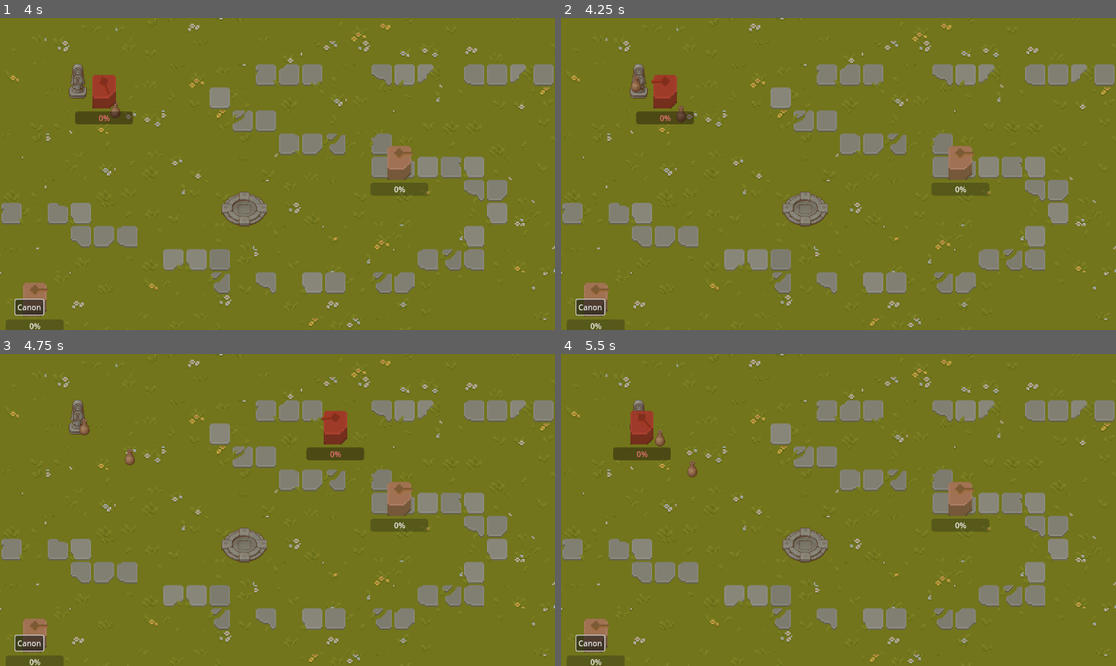
Above: before the commit, frames 1-4 (two rows, left to right).
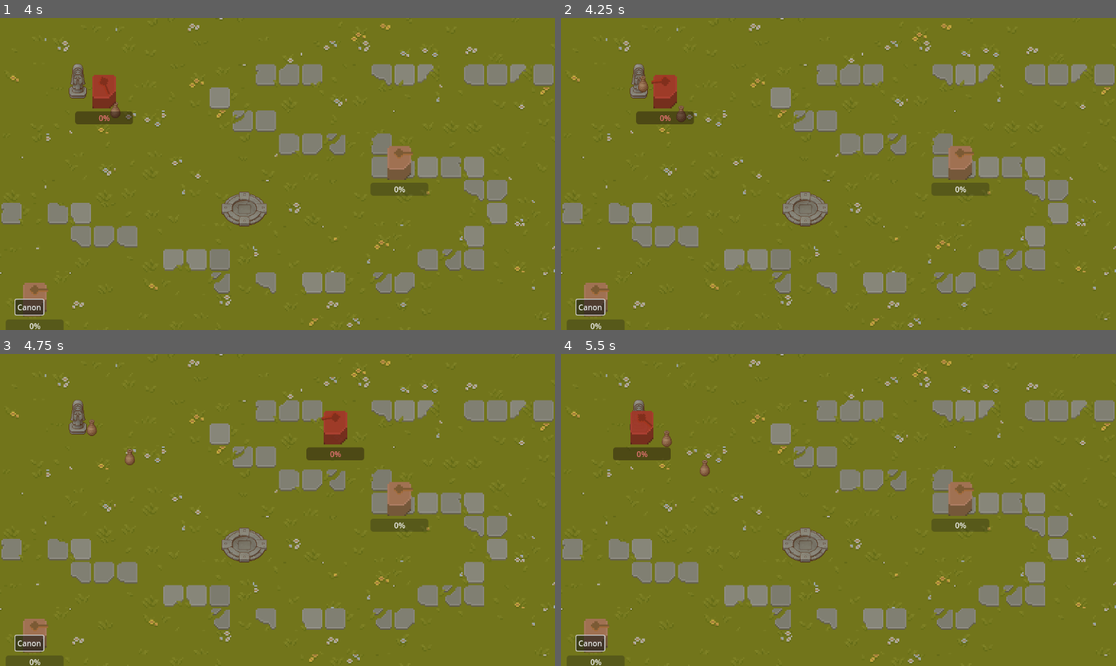
Above: after the commit, the same moments.

Repository: Kinsteen/tower-defense
Game: Godot game, scene res://Main.tscn
The game is run twice, just before and just after one commit, with the same random seed, the same clock (stepped at 60 frames per second) and the same inputs.
Inputs (mouse positions are in pixels of both pictures, inside the frame that each line leads up to):
- Up to frame 1 (4 s): click "Canon" at 0.5 s; click "Canon" at 1.25 s; click "Canon" at 2 s; tap Enter at 2.75 s; move the mouse to (399, 158) at 2.77 s; hold Shift 2.78-3.5 s; click (399, 158) at 2.92 s; drag from (166, 189) to (105, 102) at 3.52 s
- Up to frame 2 (4.25 s): no input
- Up to frame 3 (4.75 s): move the mouse to (333, 441) at 4.27 s; tap Ctrl at 4.35 s; click (333, 441) at 4.42 s
- Up to frame 4 (5.5 s): drag from (810, 572) to (649, 432) at 5.02 s

Frame 1 is identical in both runs. In frame 2, 0.1% of the frame differs, in the area x 12-17%, y 18-24%; in frame 3, 0.1%; in frame 4, 0.3%, in the area x 13-27%, y 19-40%.

Commit message:
Make bullets area2D instead of rigid bodies (closes #13)

Diff:
--- a/prefabs/Enemy.gd
+++ b/prefabs/Enemy.gd
@@ -24,10 +24,12 @@
 		queue_free()
 
 func _on_area_2d_body_entered(body):
-	if body is Bullet:
-		self.take_damage(10)
-		body.queue_free()
-
 	if body.has_method("take_damage") and body == GOAL:
 		body.take_damage(DAMAGE)
 		queue_free()
+
+
+func _on_area_2d_area_entered(area):
+	if area is Bullet:
+		self.take_damage(10)
+		area.queue_free()
--- a/prefabs/Enemy.tscn
+++ b/prefabs/Enemy.tscn
@@ -3,14 +3,19 @@
 [ext_resource type="Script" path="res://prefabs/Enemy.gd" id="1_70tlf"]
 [ext_resource type="Texture2D" uid="uid://x2giw2kavaqu" path="res://textures/props.png" id="1_bpimn"]
 
+[sub_resource type="CircleShape2D" id="CircleShape2D_se2fd"]
+radius = 24.0208
+
 [sub_resource type="RectangleShape2D" id="RectangleShape2D_5tbde"]
 size = Vector2(22, 35)
 
-[sub_resource type="CircleShape2D" id="CircleShape2D_se2fd"]
-radius = 24.0208
-
 [node name="Enemy" type="CharacterBody2D"]
 script = ExtResource("1_70tlf")
+
+[node name="Area2D" type="Area2D" parent="."]
+
+[node name="CollisionShape2D" type="CollisionShape2D" parent="Area2D"]
+shape = SubResource("CircleShape2D_se2fd")
 
 [node name="Sprite2D" type="Sprite2D" parent="."]
 texture = ExtResource("1_bpimn")
@@ -21,10 +26,5 @@
 shape = SubResource("RectangleShape2D_5tbde")
 one_way_collision_margin = 0.0
 
-[node name="Area2D" type="Area2D" parent="."]
-
-[node name="CollisionShape2D" type="CollisionShape2D" parent="Area2D"]
-shape = SubResource("CircleShape2D_se2fd")
-
-[connection signal="area_shape_entered" from="Area2D" to="." method="_on_area_2d_area_shape_entered"]
+[connection signal="area_entered" from="Area2D" to="." method="_on_area_2d_area_entered"]
 [connection signal="body_entered" from="Area2D" to="." method="_on_area_2d_body_entered"]
--- a/scenes/Bullet.gd
+++ b/scenes/Bullet.gd
@@ -1,16 +1,16 @@
-class_name Bullet extends RigidBody2D
+class_name Bullet extends Area2D
 
 @export var speed: float
 var life: float = 5 # Seconds
 
 # Called when the node enters the scene tree for the first time.
 func _ready():
-	linear_velocity = Vector2(cos(rotation), sin(rotation)) * speed
 	pass
 
 
 # Called every frame. 'delta' is the elapsed time since the previous frame.
 func _physics_process(delta):
+	position += Vector2(cos(rotation), sin(rotation)) * speed
 	life -= delta
 
 	if life < 0:
--- a/scenes/Bullet.tscn
+++ b/scenes/Bullet.tscn
@@ -6,12 +6,9 @@
 [sub_resource type="RectangleShape2D" id="RectangleShape2D_fhtlv"]
 size = Vector2(26, 12)
 
-[node name="Bullet" type="RigidBody2D"]
-collision_layer = 3
-collision_mask = 0
-gravity_scale = 0.0
+[node name="Bullet" type="Area2D"]
 script = ExtResource("1_pb4ca")
-speed = 1200.0
+speed = 20.0
 
 [node name="Sprite2D" type="Sprite2D" parent="."]
 scale = Vector2(2, 2)
